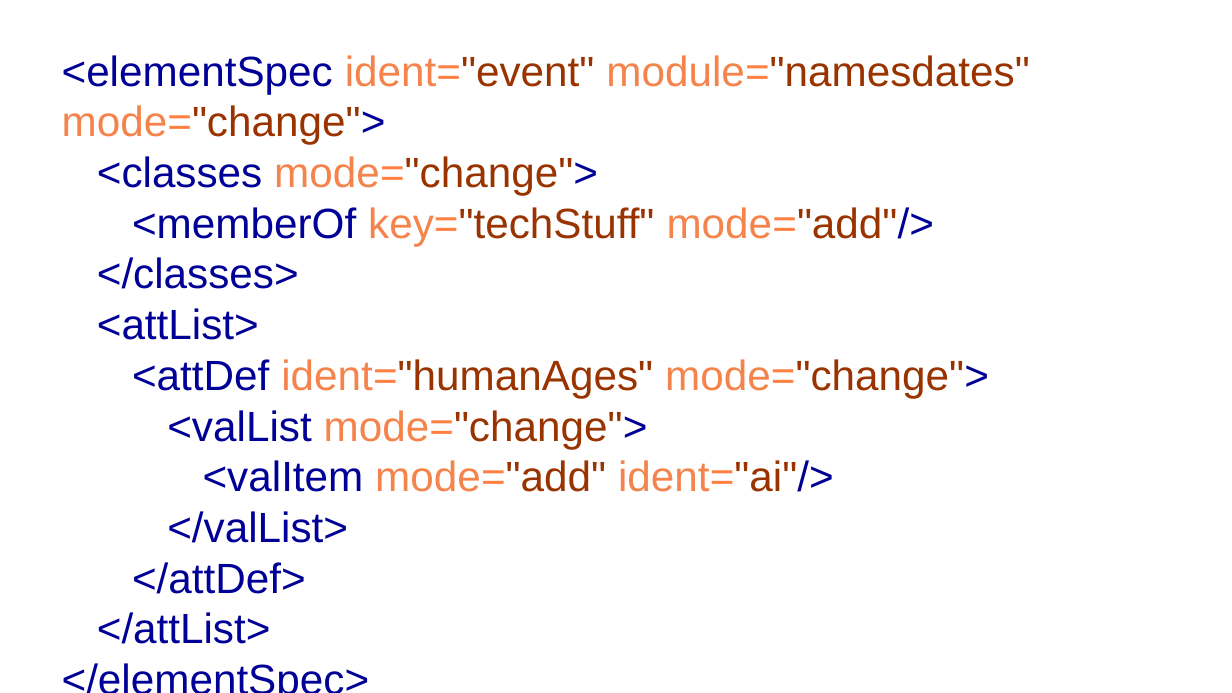
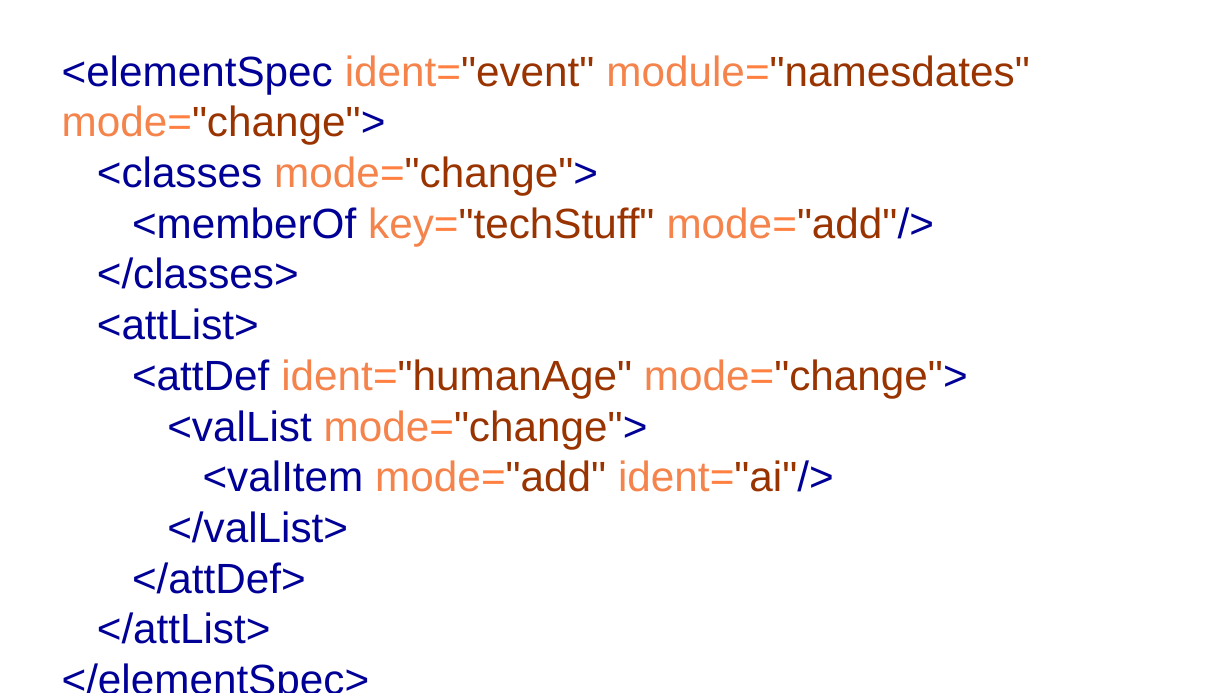
Before and after one commit to TEIC/atop, a slide deck: slide 7 of Documentation/presentations/Council_attribute_override_question.odp. Drawn at 1232x693 pixels with LibreOffice and Linux fonts; fonts in the diff are those of the drawing. Boxes give left, top, right and bottom in pixels: in the first picture for what was removed or moved away, otherwise in the second. Text is boxed around its words. In the diff, an @@ line names an element or a change of style, - is before the commit and + after.

```diff
--- a/Documentation/presentations/Council_attribute_override_question.odp
+++ b/Documentation/presentations/Council_attribute_override_question.odp
@@ text at bbox=[62, 55, 1029, 543]: text changed @@
-<elementSpec ident="event" module="namesdates" mode="change">
-<classes mode="change">
-<memberOf key="techStuff" mode="add"/>
-</classes>
-<attList>
-<attDef ident="humanAges" mode="change">
-<valList mode="change">
-<valItem mode="add" ident="ai"/>
-</valList>
-</attDef>
-</attList>
-</elementSpec>
+<elementSpec ident="event" module="namesdates" mode="change">
+<classes mode="change">
+<memberOf key="techStuff" mode="add"/>
+</classes>
+<attList>
+<attDef ident="humanAge" mode="change">
+<valList mode="change">
+<valItem mode="add" ident="ai"/>
+</valList>
+</attDef>
+</attList>
+</elementSpec>
```
Also in this commit, not shown: 2 other slides changed.
